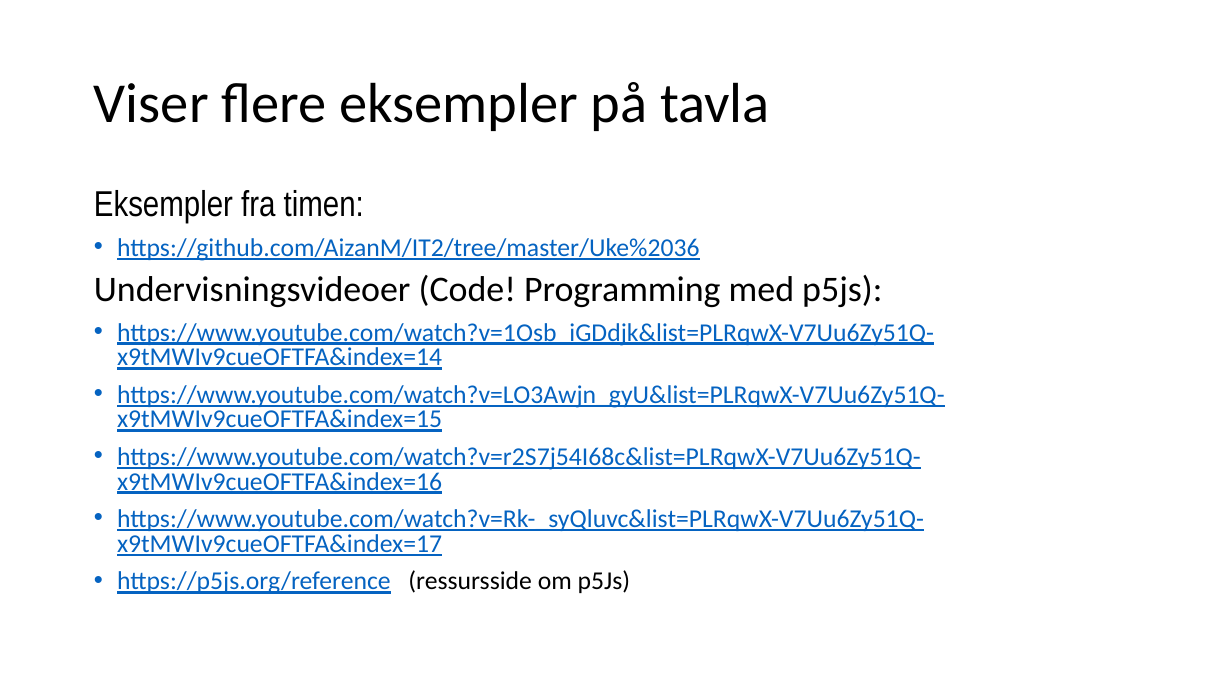
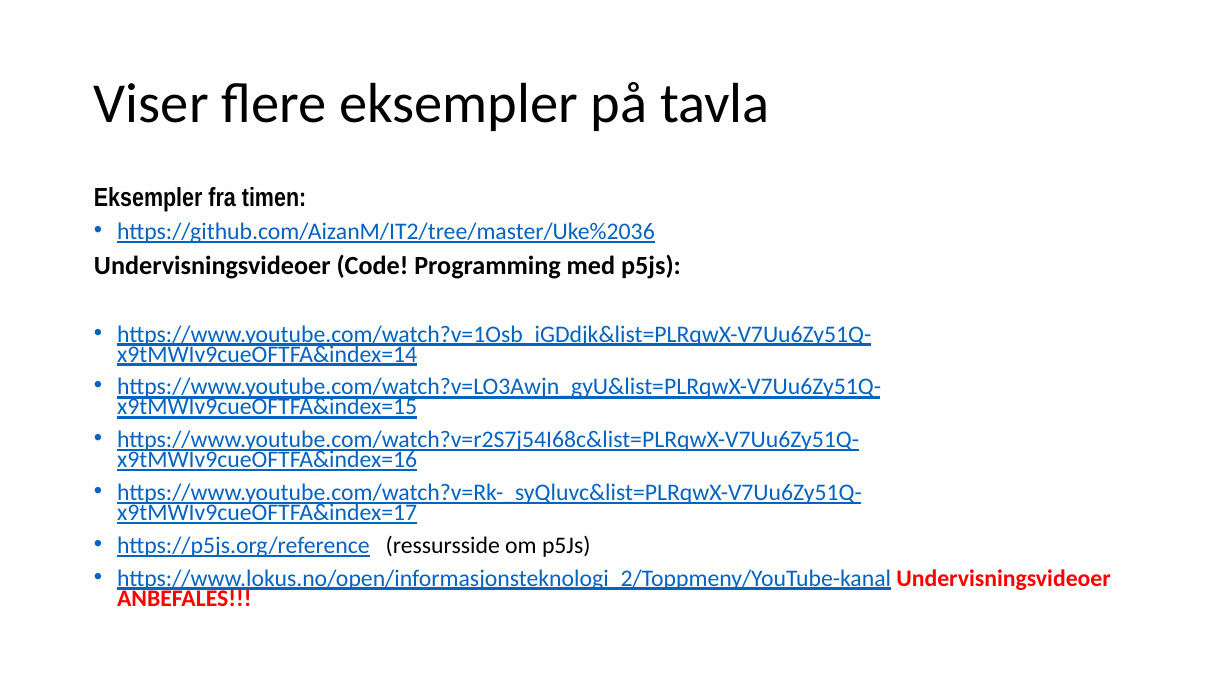
Before and after one commit to AizanM/IT2, a slide deck: slide 18 of Uke 36/Uke 36.pptx. Drawn at 1232x693 pixels with LibreOffice and Linux fonts; fonts in the diff are those of the drawing. Boxes give left, top, right and bottom in pixels: in the first picture for what was removed or moved away, otherwise in the second. Text is boxed around its words. In the diff, an @@ line names an element or a change of style, - is before the commit and + after.

```diff
--- a/Uke 36/Uke 36.pptx
+++ b/Uke 36/Uke 36.pptx
@@ text at <box>94,187,881,557</box>: size 28 to 20.4 pt, bold on in "Eksempler fra timen:", "Undervisningsvideoer (Code! Programming med p5js):"; size 20 to 18.5 pt in "https://github.com/AizanM/IT2/tree/master/Uke%2036", "https://www.youtube.com/watch?v=1Osb_iGDdjk&list=PLRqwX-V7Uu ...", "https://www.youtube.com/watch?v=LO3Awjn_gyU&list=PLRqwX-V7Uu ...", "https://www.youtube.com/watch?v=r2S7j54I68c&list=PLRqwX-V7Uu ..." and 2 more places; line spacing 0.8 to 0.7 @@
@@ text at <box>117,569,1111,606</box>: paragraph added @@
+• https://www.lokus.no/open/informasjonsteknologi_2/Toppmeny/YouTube-kanal Undervisningsvideoer ANBEFALES!!!
```
